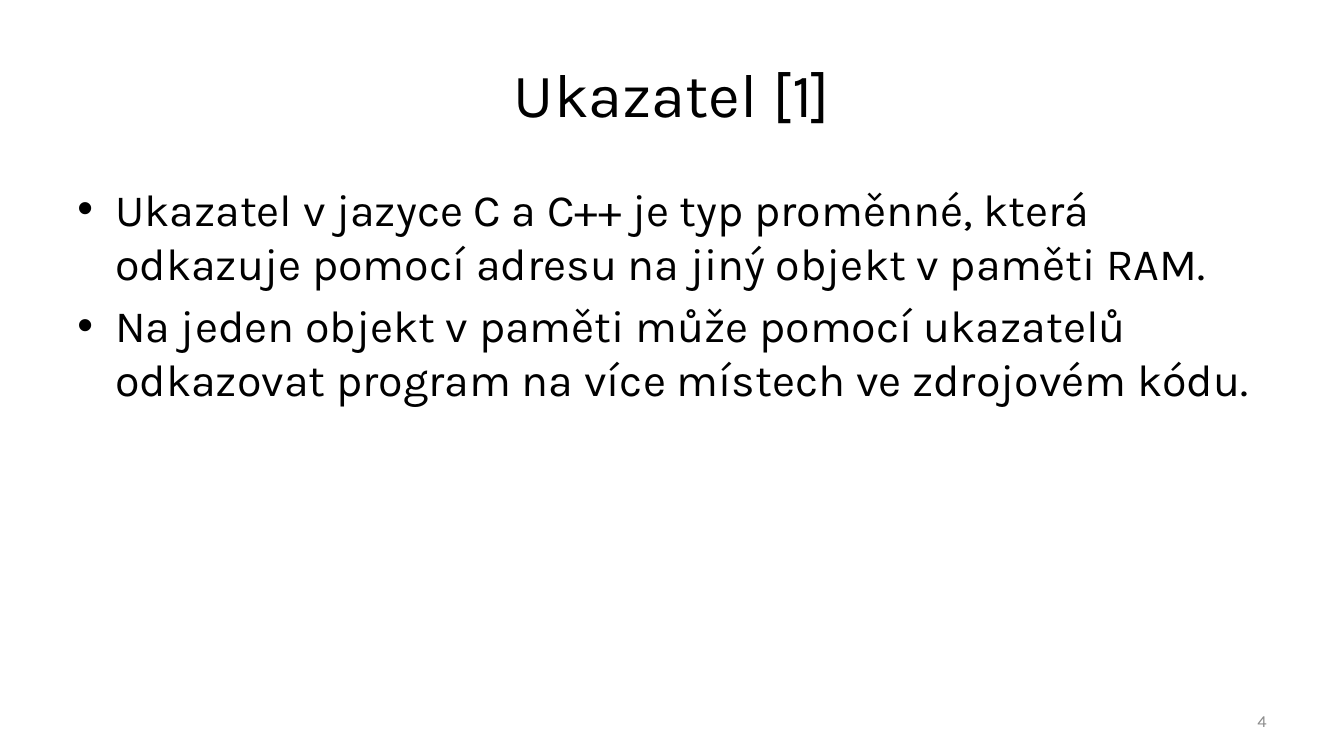
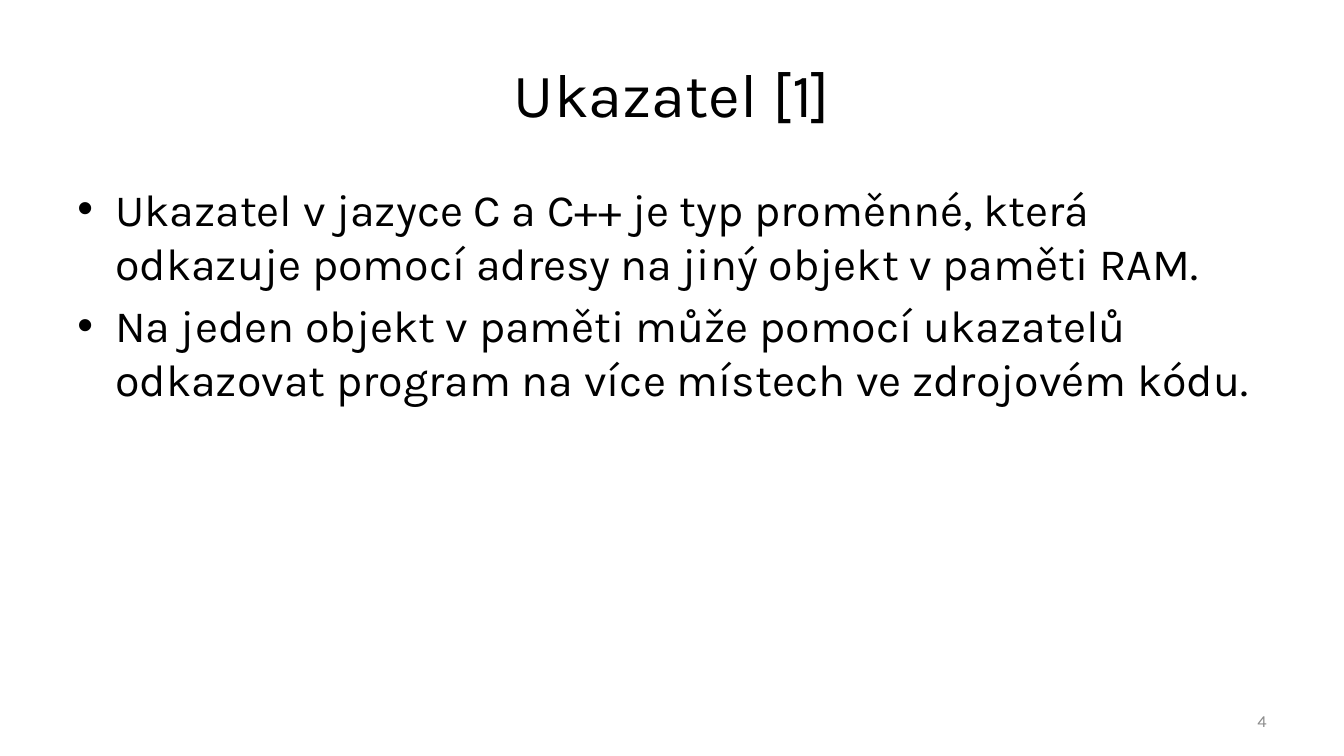
Before and after one commit to ekral/FAI, a slide deck: slide 4 of OPCPP/presentations/02_prezentace_OPR_ukazatele.pptx. Drawn at 1344x756 pixels with LibreOffice and Linux fonts; fonts in the diff are those of the drawing. Boxes give left, top, right and bottom in pixels: in the first picture for what was removed or moved away, otherwise in the second. Text is boxed around its words. In the diff, an @@ line names an element or a change of style, - is before the commit and + after.

Commit message:
minor fix

```diff
--- a/OPCPP/presentations/02_prezentace_OPR_ukazatele.pptx
+++ b/OPCPP/presentations/02_prezentace_OPR_ukazatele.pptx
@@ text at [115, 192, 1198, 291]: text changed @@
-• Ukazatel v jazyce C a C++ je typ proměnné, která odkazuje pomocí adresu na jiný objekt v paměti RAM.
+• Ukazatel v jazyce C a C++ je typ proměnné, která odkazuje pomocí adresy na jiný objekt v paměti RAM.
```
Also in this commit, not shown: 3 other slides changed.
